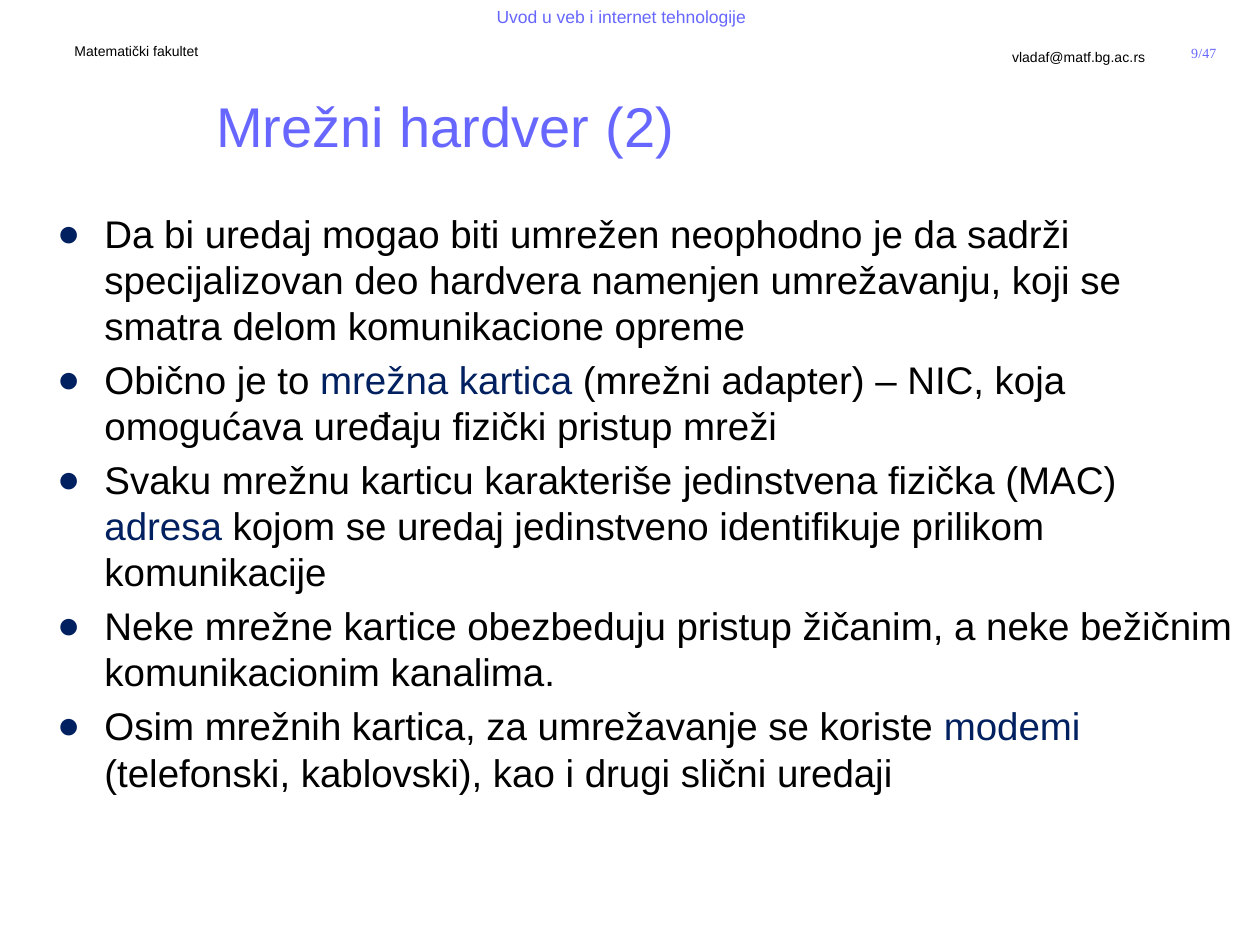
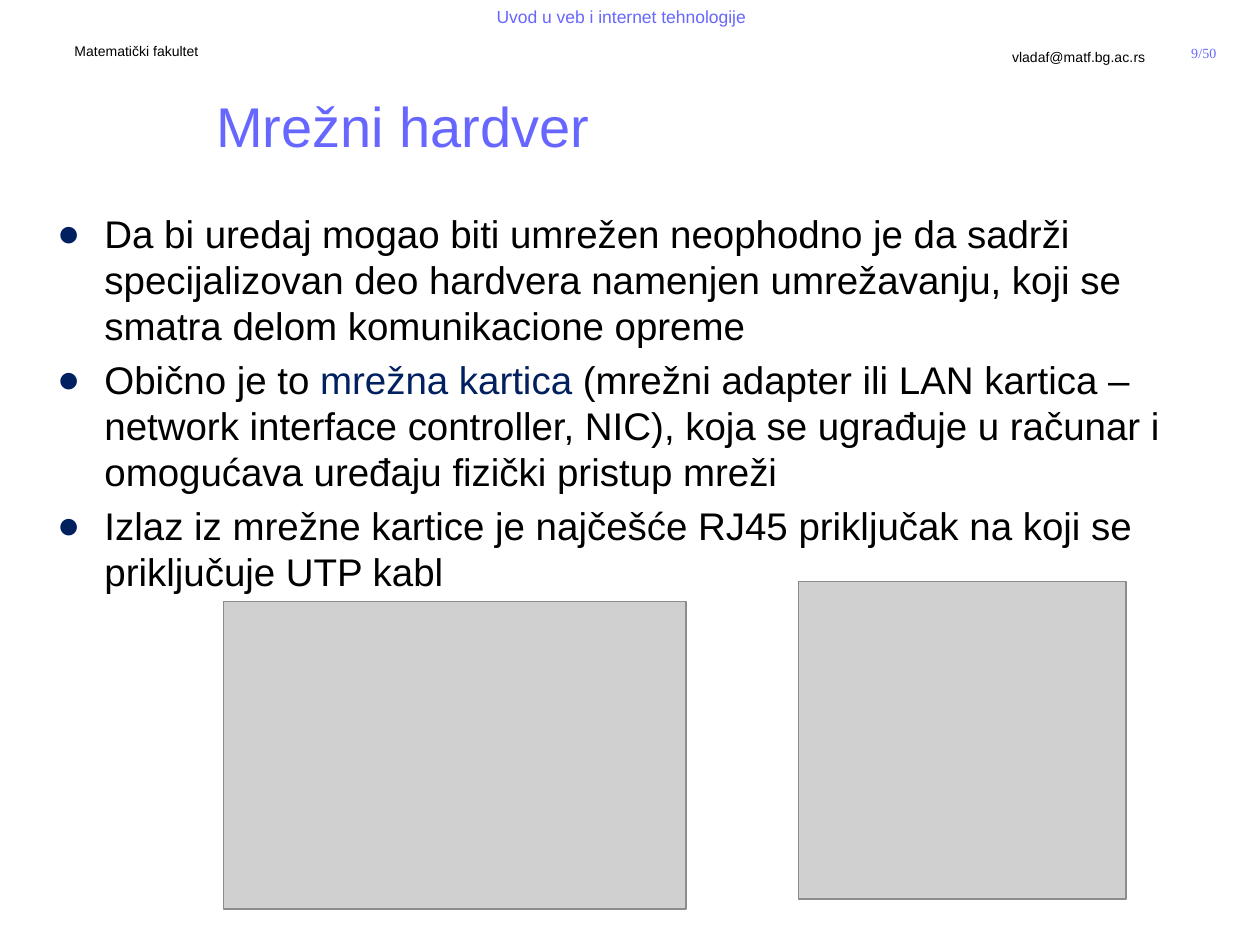
Before and after one commit to MatfUVIT/info, a slide deck: slide 9 of predavanja/prezentacije/UVIT01-01-Uvod u racunarske mreze.pptx. Drawn at 1260x945 pixels with LibreOffice and Linux fonts; fonts in the diff are those of the drawing; grey boxes stand for pictures; background and template pictures are left out. Boxes give left, top, right and bottom in pixels: in the first picture for what was removed or moved away, otherwise in the second. Text is boxed around its words. In the diff, an @@ line names an element or a change of style, - is before the commit and + after.

```diff
--- a/predavanja/prezentacije/UVIT01-01-Uvod u racunarske mreze.pptx
+++ b/predavanja/prezentacije/UVIT01-01-Uvod u racunarske mreze.pptx
@@ page number at (1191, 48, 1216, 58): text changed @@
-9/47
+9/50
@@ title at (216, 106, 590, 148): text changed @@
-Mrežni hardver (2)
+Mrežni hardver
@@ text at (104, 366, 1160, 594): text changed @@
-● Obično je to mrežna kartica (mrežni adapter) – NIC, koja omogućava uređaju fizički pristup mreži
-● Svaku mrežnu karticu karakteriše jedinstvena fizička (MAC) adresa kojom se uredaj jedinstveno identifikuje prilikom komunikacije
-● Neke mrežne kartice obezbeduju pristup žičanim, a neke bežičnim komunikacionim kanalima.
-● Osim mrežnih kartica, za umrežavanje se koriste modemi (telefonski, kablovski), kao i drugi slični uredaji
+● Obično je to mrežna kartica (mrežni adapter ili LAN kartica – network interface controller, NIC), koja se ugrađuje u računar i omogućava uređaju fizički pristup mreži
+● Izlaz iz mrežne kartice je najčešće RJ45 priključak na koji se priključuje UTP kabl
@@ picture added at (799, 582, 1126, 900) @@
@@ picture added at (223, 601, 685, 908) @@
```
Also in this commit, not shown: 26 other slides changed, 7 slides added, 1 slide removed, 4 other files.
